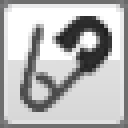
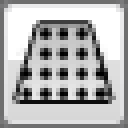
The second 128x128 image is a revision of the first. Changes to its layers:
hid group "unpin" (1st of 2) (1 layers) over [20, 16, 112, 112]
showed group "show verts" (2 layers) over [16, 24, 112, 104]
